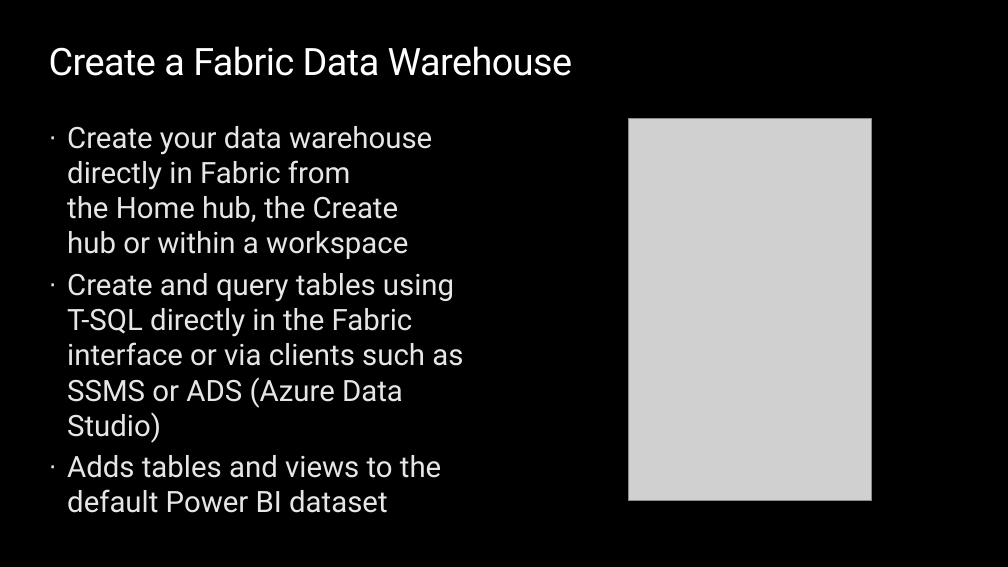
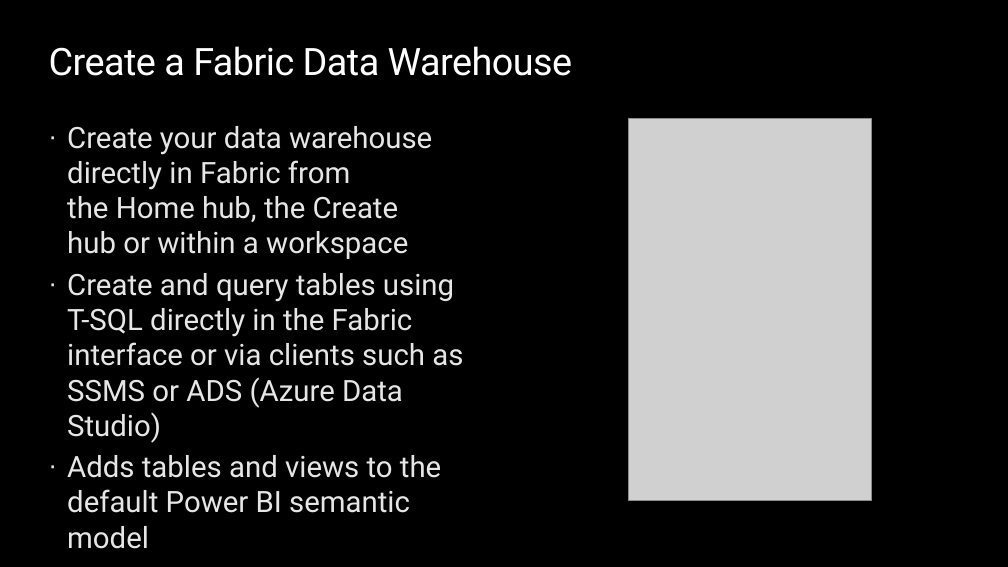
Before and after one commit to opsgility/fabric, a slide deck: slide 6 of slides/Dantoni-Opsgility-MSFabric-Module5 v2.pptx. Drawn at 1008x567 pixels with LibreOffice and Linux fonts; fonts in the diff are those of the drawing; grey boxes stand for pictures; background and template pictures are left out. Boxes give left, top, right and bottom in pixels: in the first picture for what was removed or moved away, otherwise in the second. Text is boxed around its words. In the diff, an @@ line names an element or a change of style, - is before the commit and + after.

```diff
--- a/slides/Dantoni-Opsgility-MSFabric-Module5 v2.pptx
+++ b/slides/Dantoni-Opsgility-MSFabric-Module5 v2.pptx
@@ text at (x1=67, y1=455, x2=441, y2=549): text changed @@
-· Adds tables and views to the default Power BI dataset
+· Adds tables and views to the default Power BI semantic model
```
Also in this commit, not shown: 8 other files.
